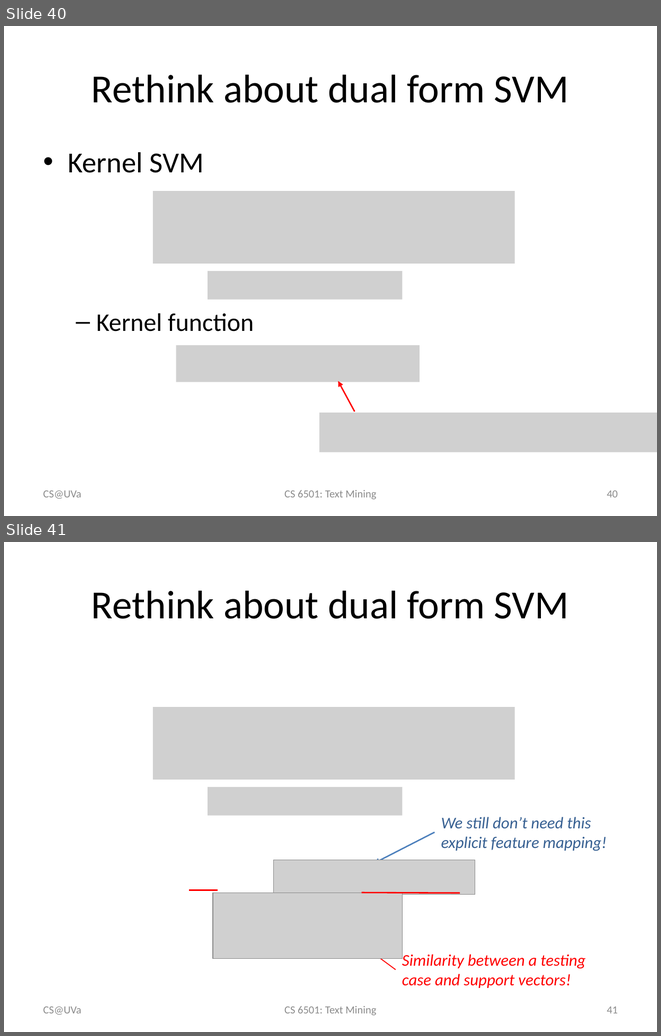
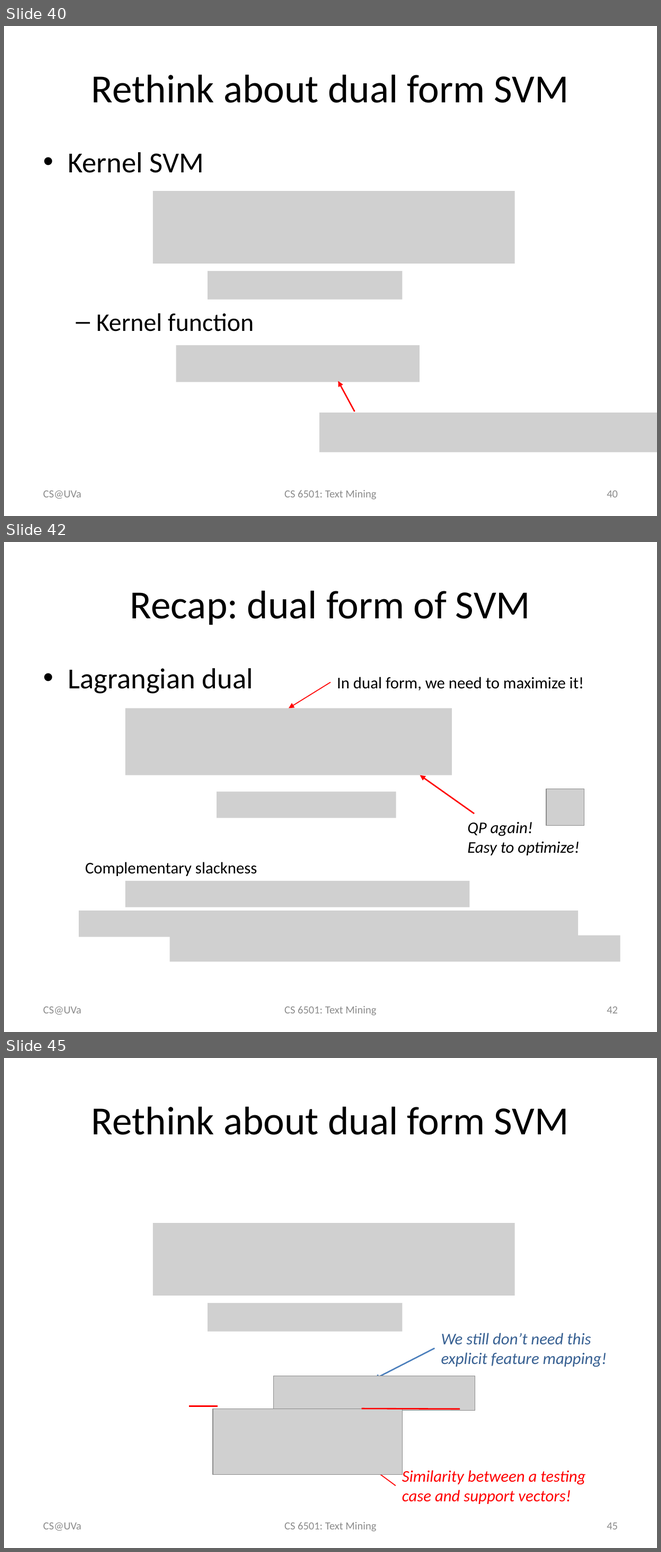
Before and after one commit to wang296/CS6501-Text-Mining, a slide deck: docs/svm.pptx. Shown one above the other, each under a label of ours: slides 40 and 41 before the commit, slides 40, 42 and 45 after it; the slides between them are not shown. The pictures are 661x1036 and 661x1552 pixels, drawn with LibreOffice and Linux fonts; fonts in the diff are those of the drawing; grey boxes stand for pictures. Boxes give left, top, right and bottom in pixels: in the first picture for what was removed or moved away, otherwise in the second. Text is boxed around its words. In the diff, an @@ line names an element or a change of style, - is before the commit and + after.

Commit message:
text clustering

```diff
--- a/docs/svm.pptx
+++ b/docs/svm.pptx
@@ slide 42 added at box(4, 542, 657, 1032), background #FFFFFF @@
@@ title added at box(130, 590, 530, 625), 44 pt, text #000000 @@
+Recap: dual form of SVM
@@ text added at box(68, 668, 253, 694), 32 pt, text #000000 @@
+• Lagrangian dual
@@ arrow added from (330, 682) to (289, 708), #FF0000 1 pt @@
@@ text added at box(337, 677, 584, 690), 18 pt, text #000000 @@
+In dual form, we need to maximize it!
@@ picture added at box(125, 708, 452, 775) @@
@@ arrow added from (474, 814) to (420, 775), #FF0000 1.5 pt @@
@@ picture added at box(217, 792, 396, 818) @@
@@ picture added at box(546, 789, 584, 826) @@
@@ text added at box(467, 822, 580, 855), 18 pt, text #000000, italic @@
+QP again!
+Easy to optimize!
@@ text added at box(85, 862, 257, 876), 18 pt, text #000000 @@
+Complementary slackness
@@ picture added at box(125, 881, 469, 907) @@
@@ picture added at box(78, 910, 578, 936) @@
@@ picture added at box(170, 935, 620, 961) @@
@@ text added at box(43, 1006, 81, 1014), 12 pt, text #8C8C8C @@
+CS@UVa
@@ text added at box(284, 1006, 376, 1015), 12 pt, text #8C8C8C @@
+CS 6501: Text Mining
@@ page number added at box(607, 1006, 618, 1013), 12 pt, text #8C8C8C @@
+42
@@ what was slide 41 is now slide 45 @@
@@ page number at box(607, 1522, 618, 1529): text changed @@
-41
+45
```
Also in this commit, not shown: 1 slide changed, 3 other slides added, 6 other files.
